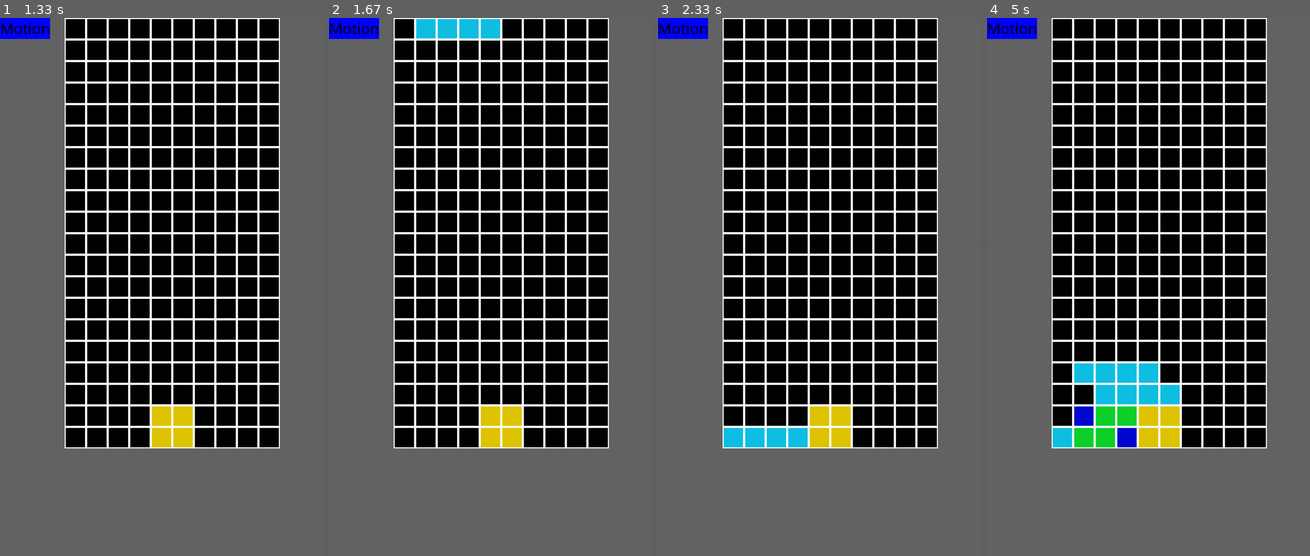
Above: before the commit, frames 1-4 (left to right).
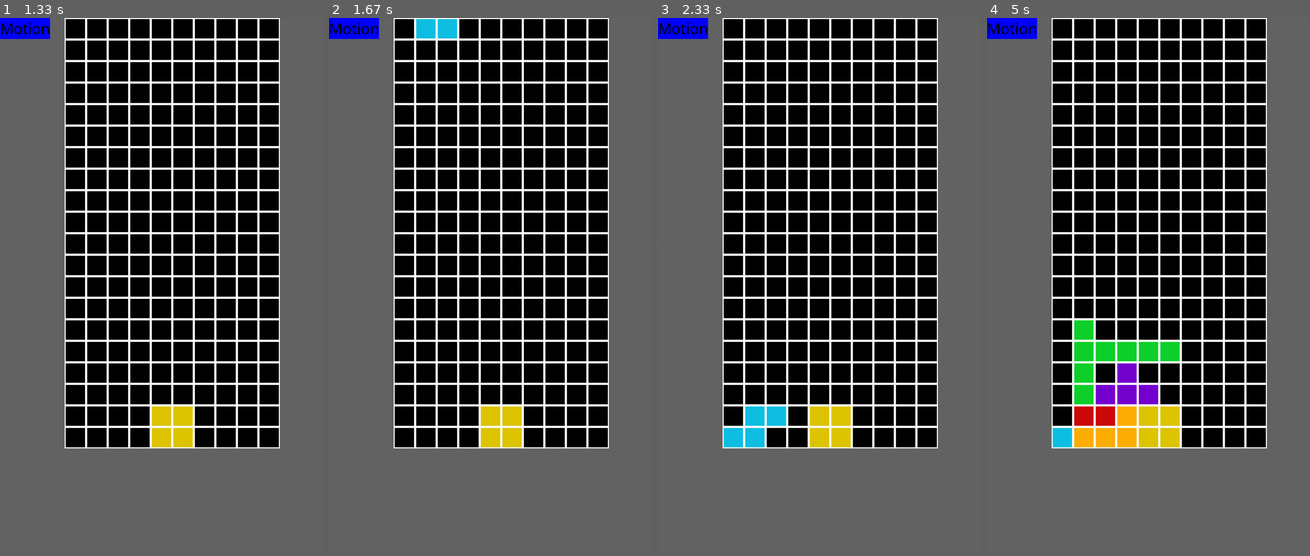
Above: after the commit, the same moments.

Repository: loboyd/pybrix
Game: pygame game, started from src/pybrix.py
Same seed, same stepped clock (60 frames per second), same inputs: the game is played once before the commit and once after it.
Inputs:
- Up to frame 1 (1.33 s): tap 1 at 0.33 s; hold Right 0.67-1.13 s; hold Right from 1.17 s (still down); tap Space at 1.23 s
- Up to frame 2 (1.67 s): keep holding Right
- Up to frame 3 (2.33 s): release Right at 1.7 s; hold Left 1.73-2.27 s; tap Space at 1.8, 2.13 s; hold Down from 2.3 s (still down)
- Up to frame 4 (5 s): tap Space at 2.37, 3.13, 3.43, 3.8, 4.2, 4.5, 4.7 s; release Down at 2.6 s; hold Right 3.07-3.7 s; hold Down 3.73-4.1 s; tap Z at 3.88 s; hold Left 4.13-4.6 s; tap X at 4.28 s; hold Right from 4.63 s (still down)

Frame 1 is identical in both runs. In frame 2, 0.5% of the frame differs, in the area x 40-54%, y 0-4%; in frame 3, 0.9%; in frame 4, 5.0%, in the area x 26-60%, y 56-80%.

Commit message:
continued to debug 1x4 fall glitch

Diff:
--- a/src/tetromino.py
+++ b/src/tetromino.py
@@ -10,8 +10,8 @@
 
 # other blocks relative to `position` block
 BLOCKS = [
+    ((-1., 0.), (0.,0.), ( 0.,-1.), (1.,-1.)), # S
     ((-1., 0.), (0.,0.), ( 1., 0.), (2., 0.)), # 1x4
-    ((-1., 0.), (0.,0.), ( 0.,-1.), (1.,-1.)), # S
     ((-1.,-1.), (0.,0.), ( 0.,-1.), (1., 0.)), # S'
     ((-1., 0.), (0.,0.), ( 1., 0.), (1.,-1.)), # L
     ((-1., 0.), (0.,0.), (-1.,-1.), (1., 0.)), # L'
Not shown, changed: src/testing.out
